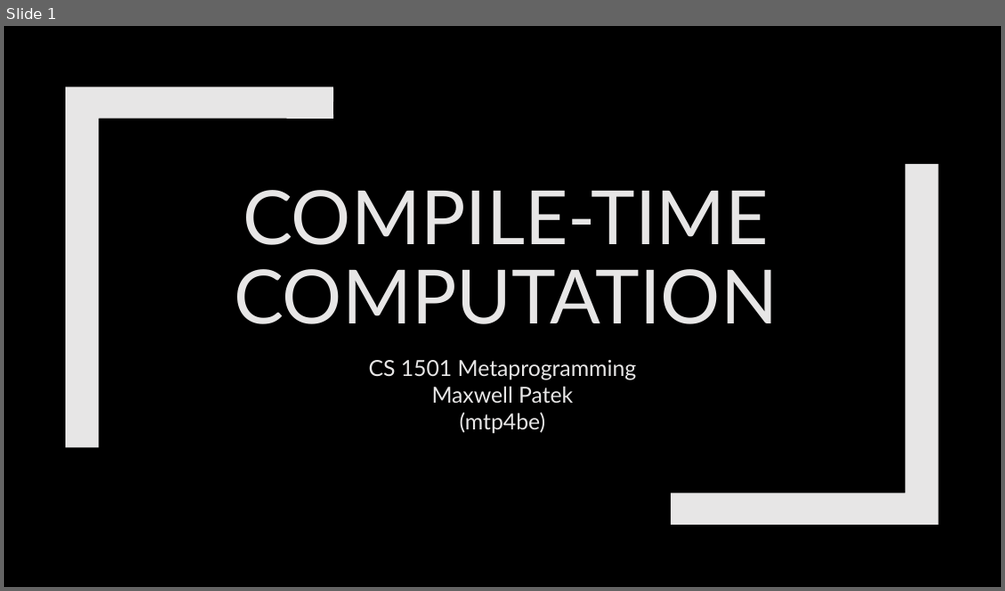
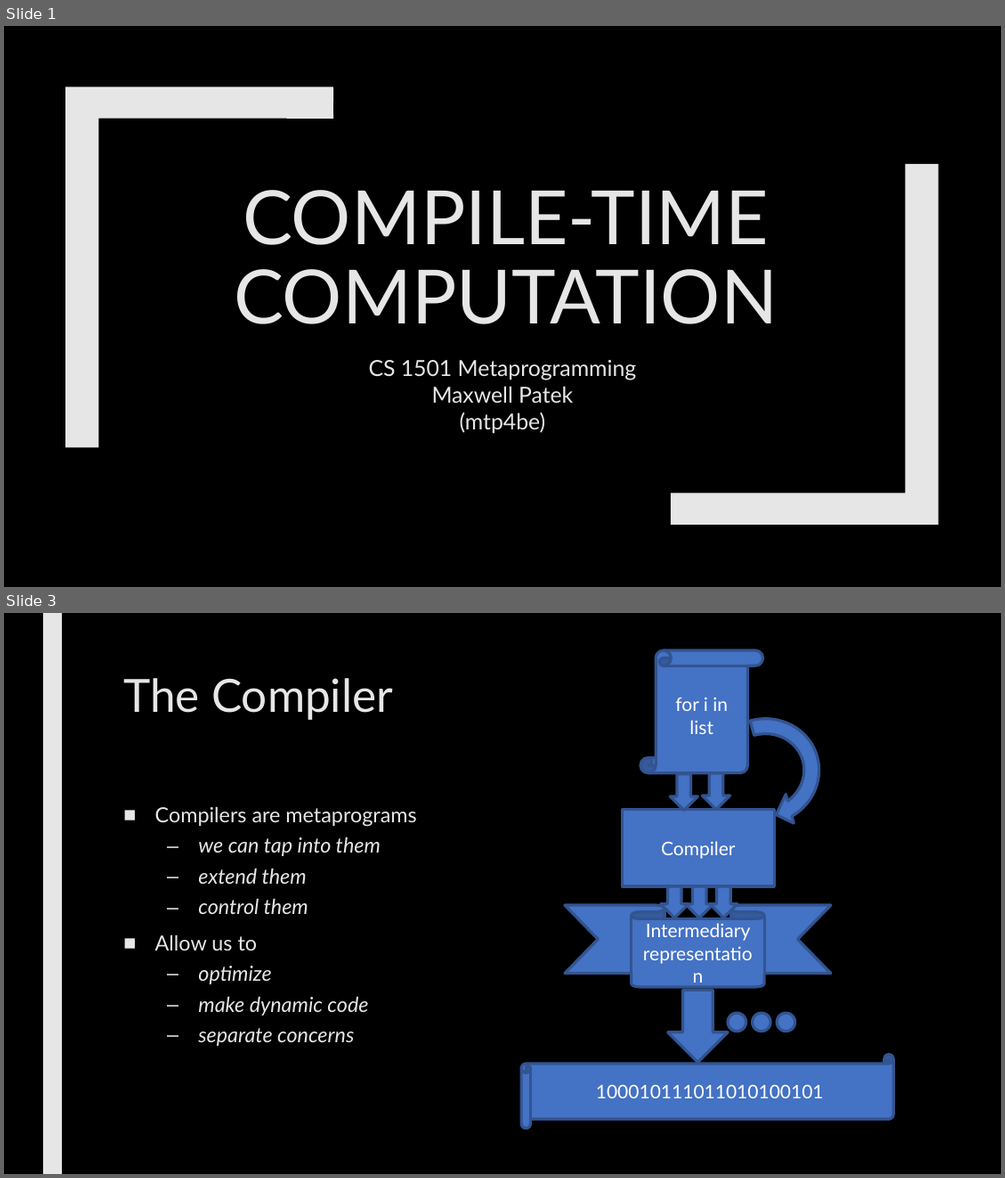
Before and after one commit to max7patek/metaprogramming, a slide deck: slides/08-CompileTimeComputation.pptx. Shown one above the other, each under a label of ours: slide 1 before the commit, slides 1 and 3 after it; the slides between them are not shown. The pictures are 1005x591 and 1005x1178 pixels, drawn with LibreOffice and Linux fonts; fonts in the diff are those of the drawing. Boxes give left, top, right and bottom in pixels: in the first picture for what was removed or moved away, otherwise in the second. Text is boxed around its words. In the diff, an @@ line names an element or a change of style, - is before the commit and + after.

```diff
--- a/slides/08-CompileTimeComputation.pptx
+++ b/slides/08-CompileTimeComputation.pptx
@@ slide 3 added at <box>4,613,1001,1174</box>, background #000000 @@
@@ rectangle added at <box>43,613,62,1174</box>, fill #E7E6E6 @@
@@ vertical scroll added at <box>640,650,763,773</box>, fill #4472C4, outline #325491 2.75 pt, 18 pt, text #FFFFFF @@
+for i in list
@@ title added at <box>123,678,393,720</box>, 44 pt, text #E7E6E6 @@
+The Compiler
@@ circular arrow added at <box>688,697,840,845</box>, fill #4472C4, outline #325491 2.75 pt @@
@@ down arrow added at <box>671,774,698,811</box>, fill #4472C4, outline #325491 2.75 pt @@
@@ down arrow added at <box>703,773,730,810</box>, fill #4472C4, outline #325491 2.75 pt @@
@@ text added at <box>155,806,416,1046</box>, 20 pt, text #E7E6E6, italic @@
+■ Compilers are metaprograms
+  – we can tap into them
+  – extend them
+  – control them
+■ Allow us to
+  – optimize
+  – make dynamic code
+  – separate concerns
@@ rectangle added at <box>623,809,774,886</box>, fill #4472C4, outline #325491 2.75 pt, 18 pt, text #FFFFFF @@
+Compiler
@@ ribbon added at <box>565,906,831,987</box>, fill #4472C4, outline #325491 2.75 pt, 18 pt, text #FFFFFF @@
+Intermediary representation
@@ down arrow added at <box>661,886,688,917</box>, fill #4472C4, outline #325491 2.75 pt @@
@@ down arrow added at <box>685,887,713,918</box>, fill #4472C4, outline #325491 2.75 pt @@
@@ down arrow added at <box>710,886,737,917</box>, fill #4472C4, outline #325491 2.75 pt @@
@@ down arrow added at <box>668,989,728,1062</box>, fill #4472C4, outline #325491 2.75 pt @@
@@ ellipse added at <box>728,1013,745,1031</box>, fill #4472C4, outline #325491 2.75 pt @@
@@ ellipse added at <box>752,1013,770,1031</box>, fill #4472C4, outline #325491 2.75 pt @@
@@ ellipse added at <box>777,1013,795,1031</box>, fill #4472C4, outline #325491 2.75 pt @@
@@ horizontal scroll added at <box>521,1054,894,1128</box>, fill #4472C4, outline #325491 2.75 pt, 18 pt, text #FFFFFF @@
+100010111011010100101
```
Also in this commit, not shown: 1 slide changed, 19 other slides added.
